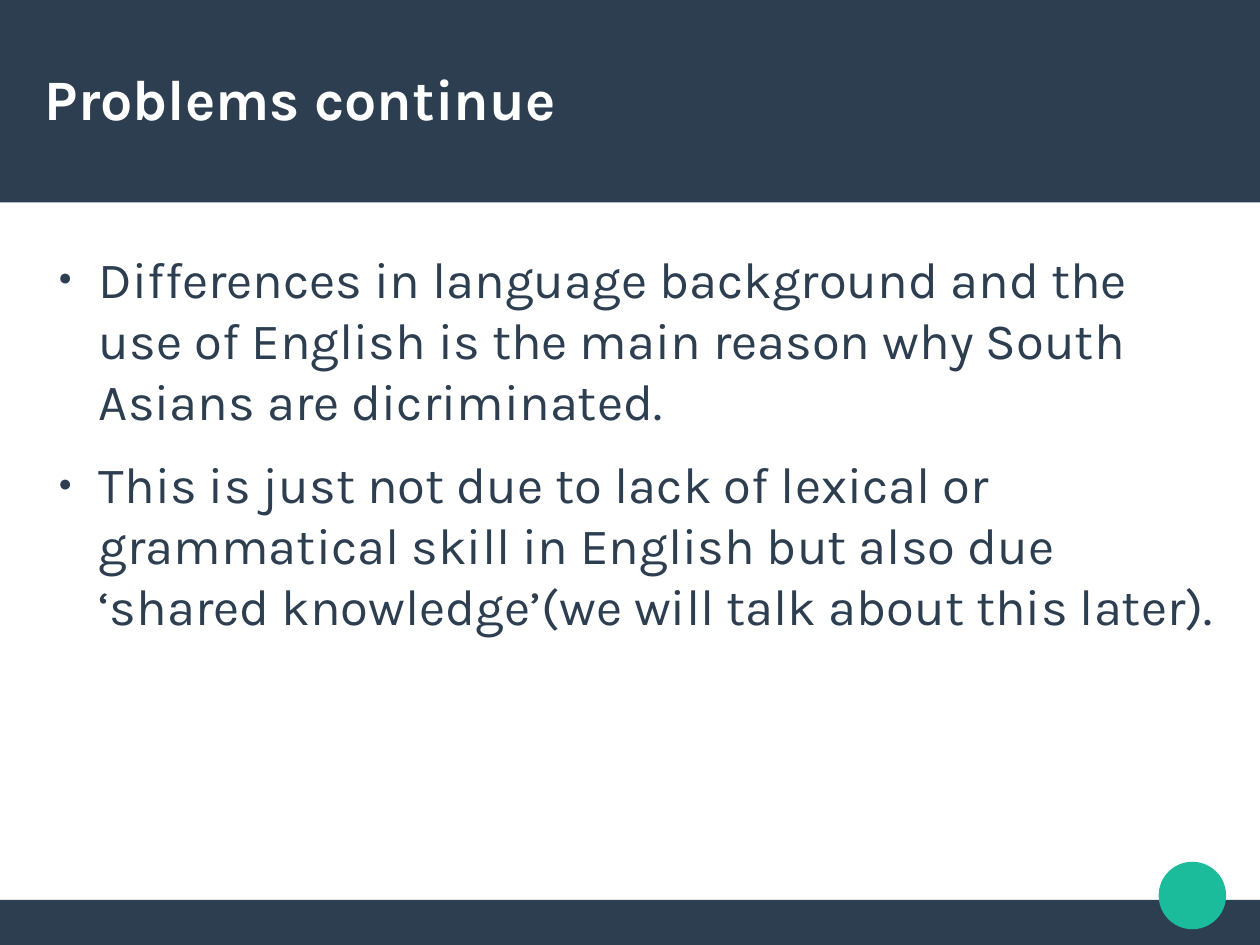
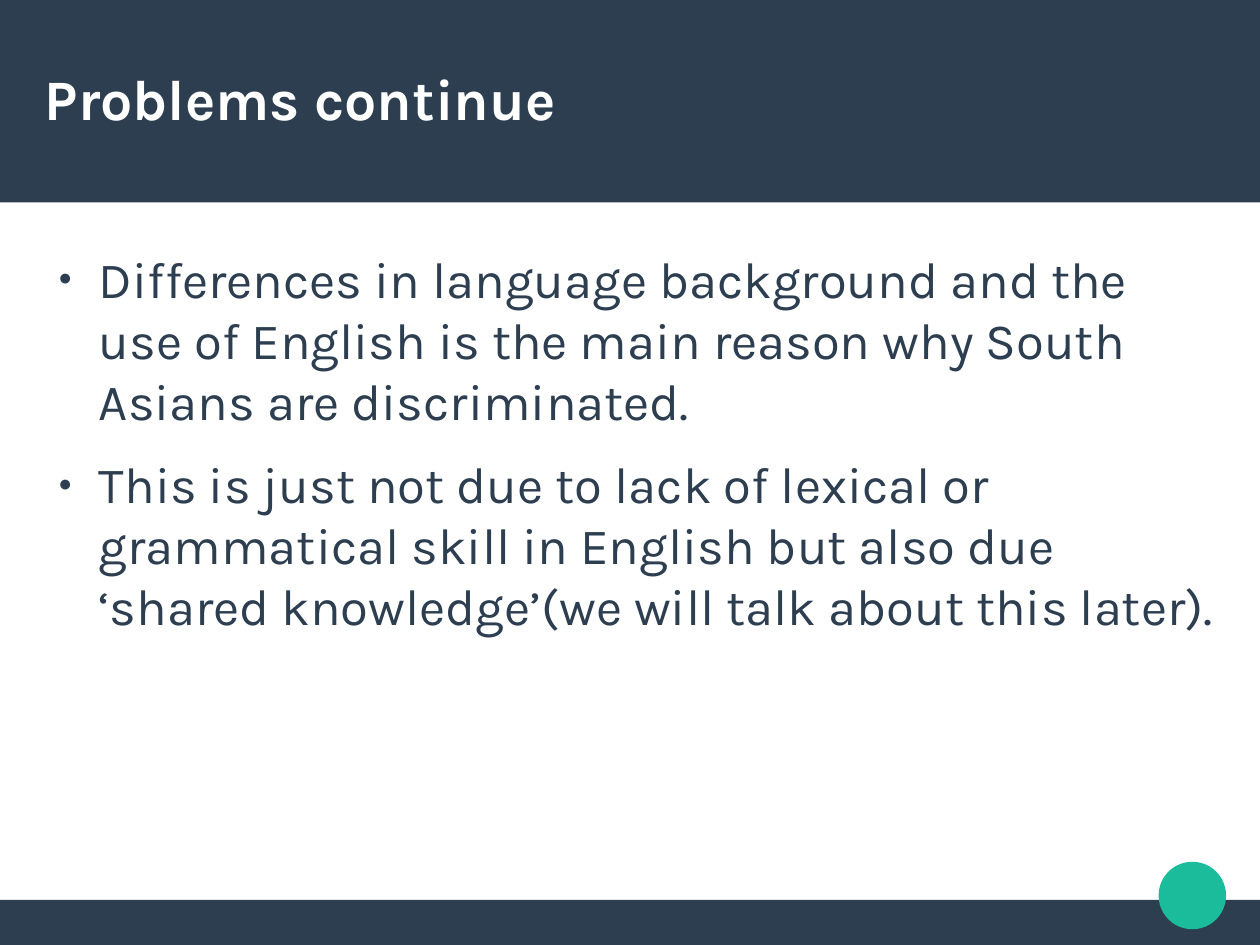
Before and after one commit to abhigyanghosh30/Linguistics-NOte, a slide deck: slide 4 of Presentations/Tingu paper presentation.odp (slide 3 before the commit). Drawn at 1260x945 pixels with LibreOffice and Linux fonts; fonts in the diff are those of the drawing. Boxes give left, top, right and bottom in pixels: in the first picture for what was removed or moved away, otherwise in the second. Text is boxed around its words. In the diff, an @@ line names an element or a change of style, - is before the commit and + after.

```diff
--- a/Presentations/Tingu paper presentation.odp
+++ b/Presentations/Tingu paper presentation.odp
@@ text at [99, 263, 1127, 421]: text changed @@
-● Differences in language background and the use of English is the main reason why South Asians are dicriminated.
+● Differences in language background and the use of English is the main reason why South Asians are discriminated.
```
Also in this commit, not shown: 9 other slides changed, 1 slide added, 2 other files.
